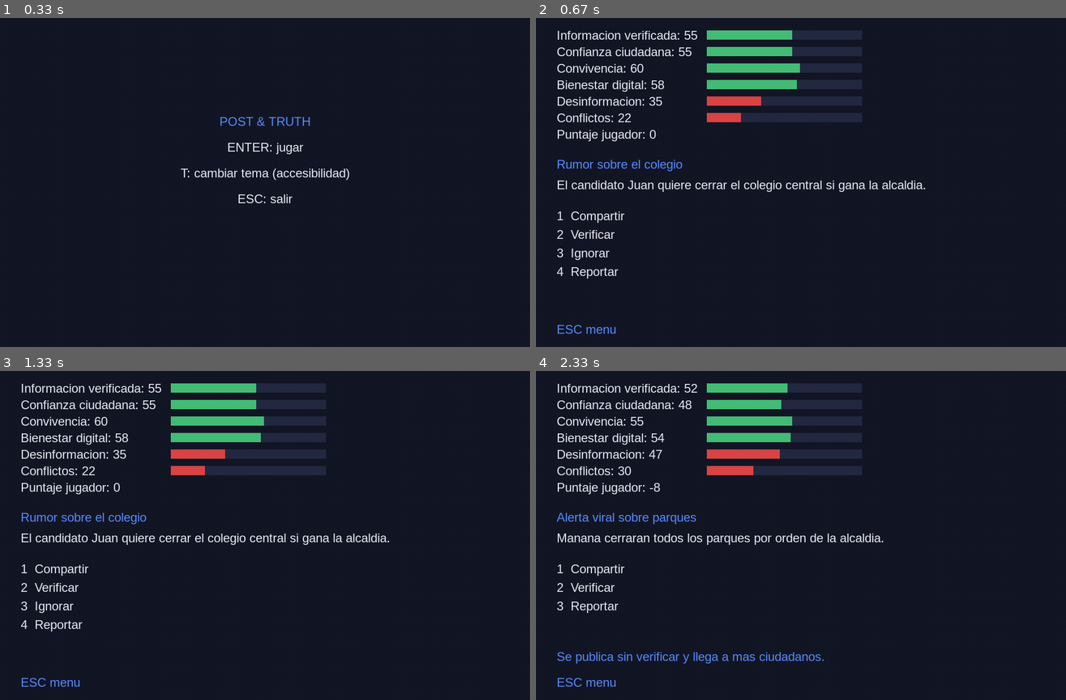
Above: before the commit, frames 1-4 (two rows, left to right).
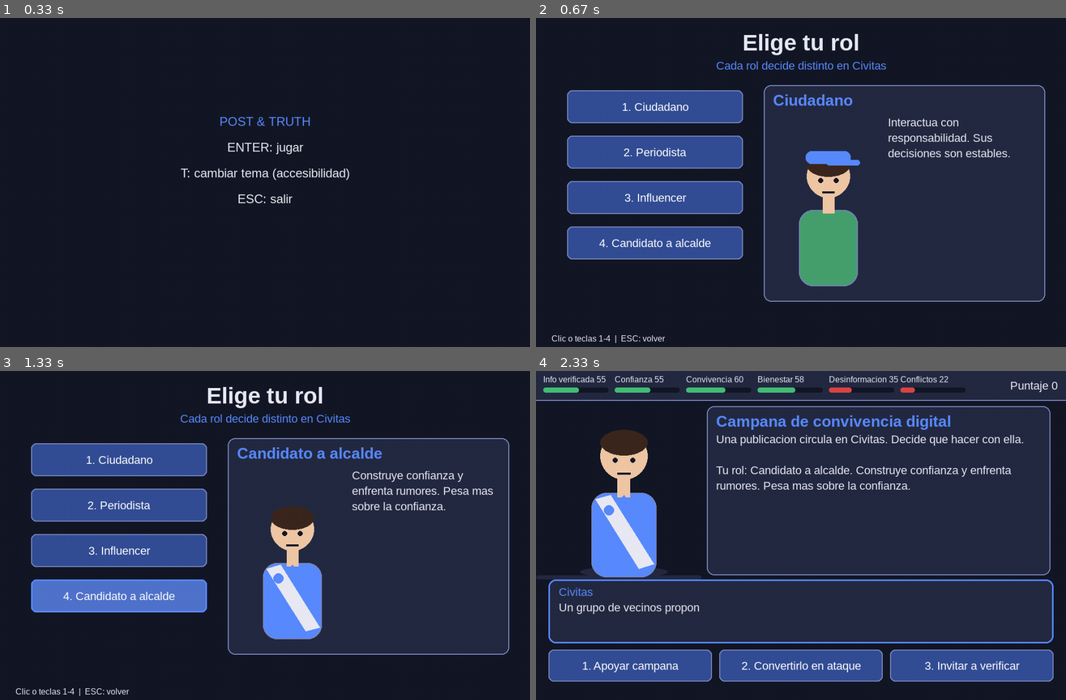
Above: after the commit, the same moments.

Repository: Jsvarela/POST-TRUTH
Game: pygame game, started from src/main.py
Same seed, same stepped clock (60 frames per second), same inputs: the game is played once before the commit and once after it.
Inputs (mouse positions are in pixels of both pictures, inside the frame that each line leads up to):
- Up to frame 1 (0.33 s): no input
- Up to frame 2 (0.67 s): tap Enter at 0.33 s
- Up to frame 3 (1.33 s): press the mouse at (68, 542) at 0.7 s; move the mouse to (79, 499) at 0.8 s; release the mouse at (84, 456) at 0.93 s; press the mouse at (116, 505) at 1.03 s; move the mouse to (143, 551) at 1.13 s; release the mouse at (164, 601) at 1.27 s
- Up to frame 4 (2.33 s): press the mouse at (652, 459) at 1.37 s; move the mouse to (700, 522) at 1.47 s; release the mouse at (748, 588) at 1.6 s; click (679, 578) at 1.72 s; tap 1 at 2 s

Frame 1 is identical in both runs. In frame 2, 53% of the frame differs, in the area x 3-97%, y 3-99%; in frame 3, 53%; in frame 4, 75%, in the area x 0-100%, y 0-97%.

Commit message:
Conectar flujo Menu -> Seleccion -> Escena en App y MenuState

Diff:
--- a/src/post_truth/controllers/menu_state.py
+++ b/src/post_truth/controllers/menu_state.py
@@ -8,7 +8,7 @@
     def handle_event(self, event: pygame.event.Event) -> None:
         if event.type == pygame.KEYDOWN:
             if event.key == pygame.K_RETURN:
-                self.app.estados.cambiar("juego")
+                self.app.estados.cambiar("seleccion")
             elif event.key == pygame.K_t:
                 self.app.temas.siguiente()
             elif event.key == pygame.K_ESCAPE:
--- a/src/post_truth/pygame_app.py
+++ b/src/post_truth/pygame_app.py
@@ -2,9 +2,12 @@
 import pygame
 
 from post_truth.config import ANCHO, ALTO, FPS, TITULO
+from post_truth.controllers.escena_state import EscenaState
 from post_truth.controllers.game_state import GameState
 from post_truth.controllers.menu_state import MenuState
+from post_truth.controllers.seleccion_state import SeleccionState
 from post_truth.controllers.state_manager import StateManager
+from post_truth.models.personaje import Personaje
 from post_truth.views.componentes import Fuentes
 from post_truth.views.theme import GestorTemas
 
@@ -21,9 +24,12 @@
         self.fuentes = Fuentes.crear()  # tamanos extra para la UI de novela visual
         self.temas = GestorTemas()
         self.corriendo = True
+        self.personaje: Personaje | None = None  # lo fija SeleccionState, lo lee EscenaState
         self.estados = StateManager()
         self.estados.registrar("menu", MenuState(self))
-        self.estados.registrar("juego", GameState(self))
+        self.estados.registrar("seleccion", SeleccionState(self))
+        self.estados.registrar("escena", EscenaState(self))
+        self.estados.registrar("juego", GameState(self))  # prototipo anterior, ya fuera del flujo
         self.estados.cambiar("menu")
 
     def run(self) -> None:
